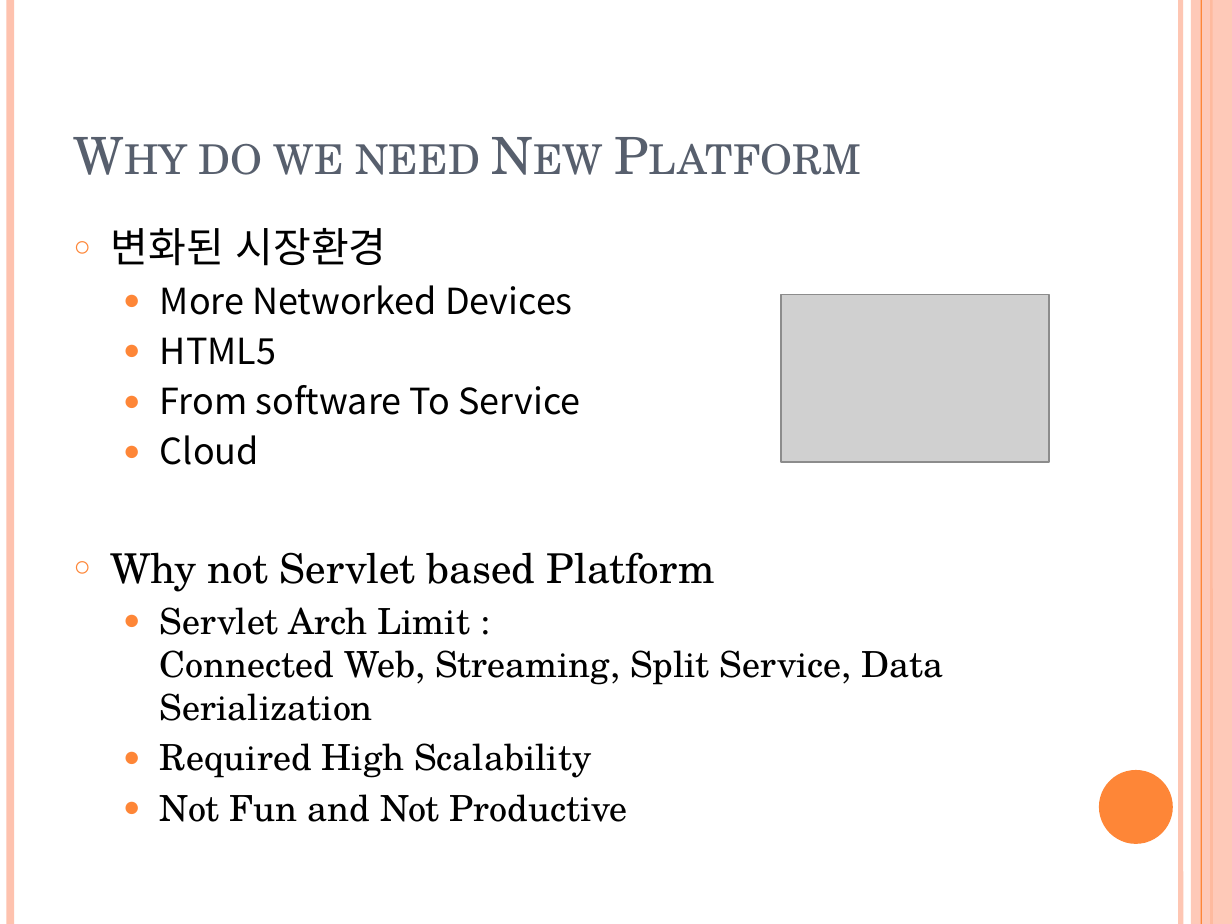
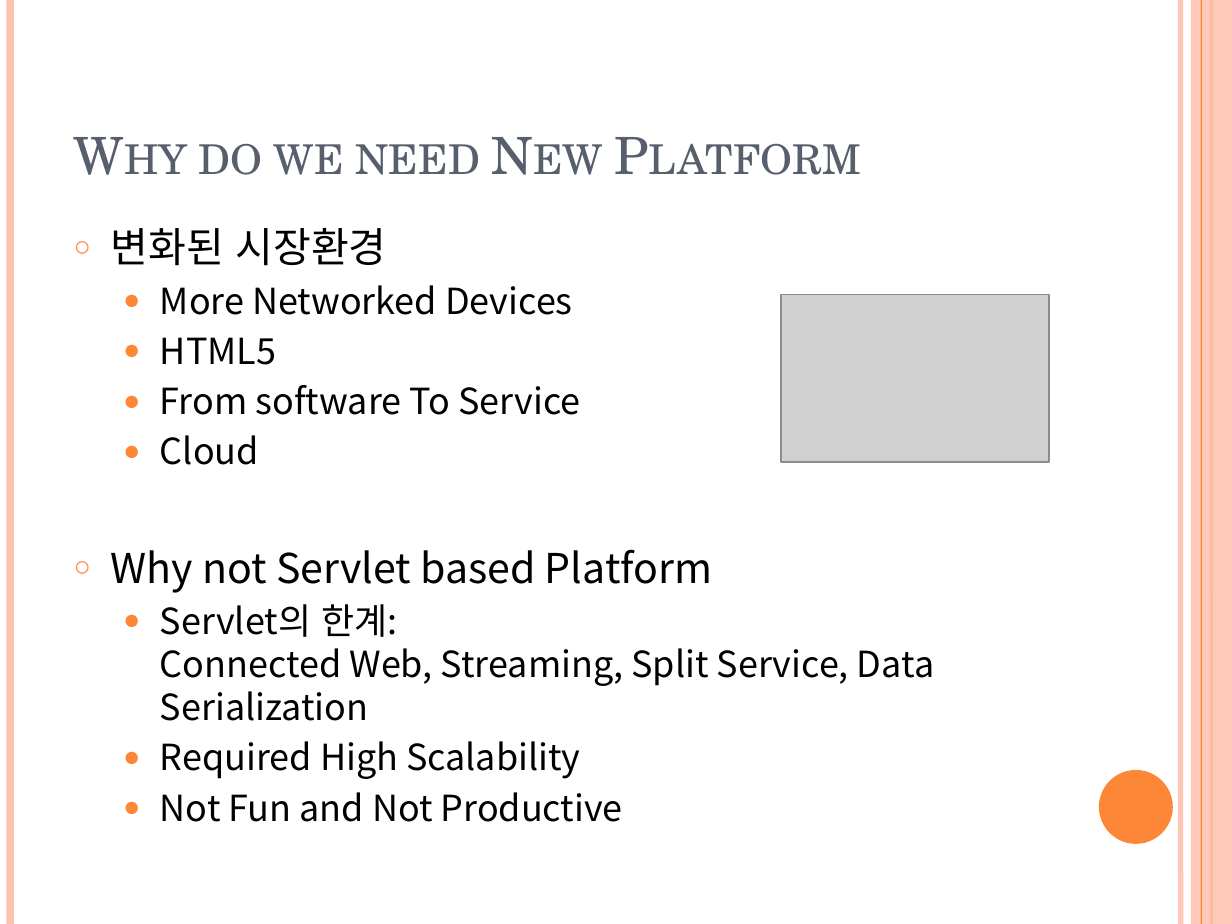
Before and after one commit to bleujin/aradon, a slide deck: slide 5 of resource/docs/ServicePlatformAradon.pptx. Drawn at 1232x924 pixels with LibreOffice and Linux fonts; fonts in the diff are those of the drawing; grey boxes stand for pictures. Boxes give left, top, right and bottom in pixels: in the first picture for what was removed or moved away, otherwise in the second. Text is boxed around its words. In the diff, an @@ line names an element or a change of style, - is before the commit and + after.

```diff
--- a/resource/docs/ServicePlatformAradon.pptx
+++ b/resource/docs/ServicePlatformAradon.pptx
@@ text at box(111, 550, 623, 822): font TeX Gyre Schola to Noto Sans CJK KR in "Why not Servlet based Platform", "Required High Scalability", "Not Fun and Not Productive" @@
@@ text at box(160, 604, 934, 721): text changed; font TeX Gyre Schola to Noto Sans CJK KR @@
-  ● Servlet Arch Limit :
-    Connected Web, Streaming, Split Service, Data Serialization
+  ● Servlet의 한계:
+    Connected Web, Streaming, Split Service, Data Serialization
```
Also in this commit, not shown: 1 slide added, 1 other file.
